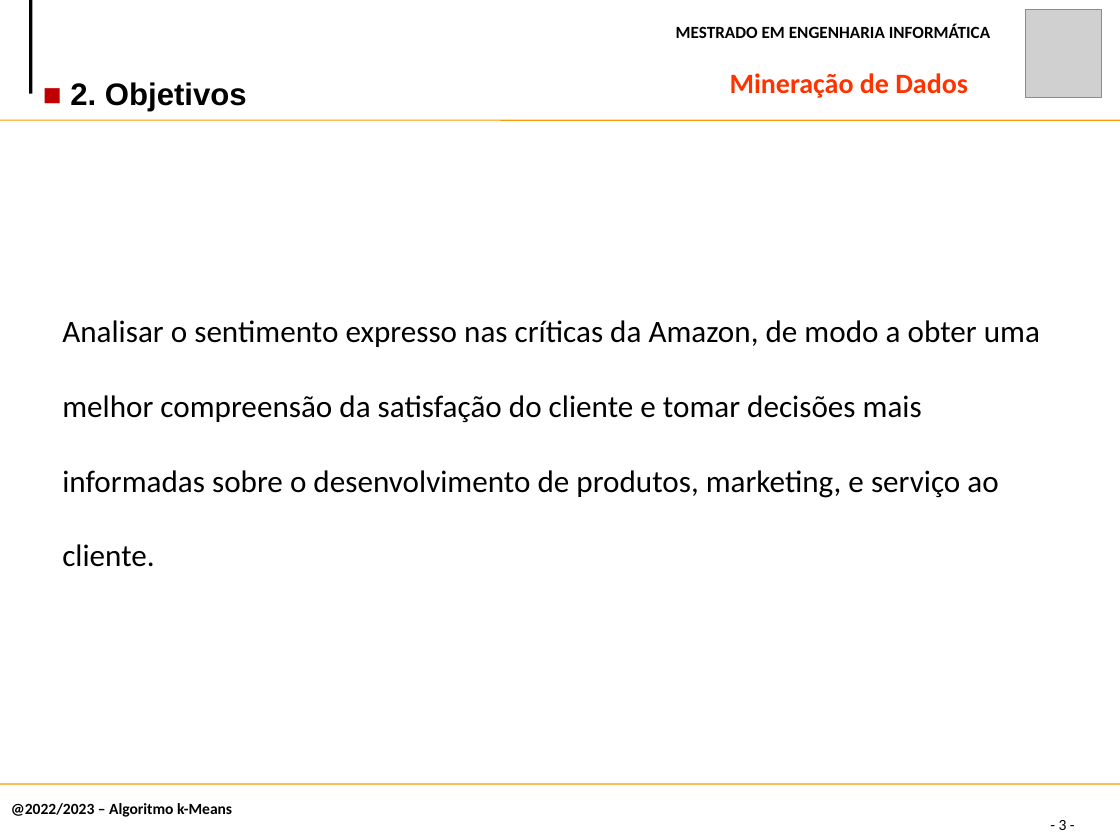
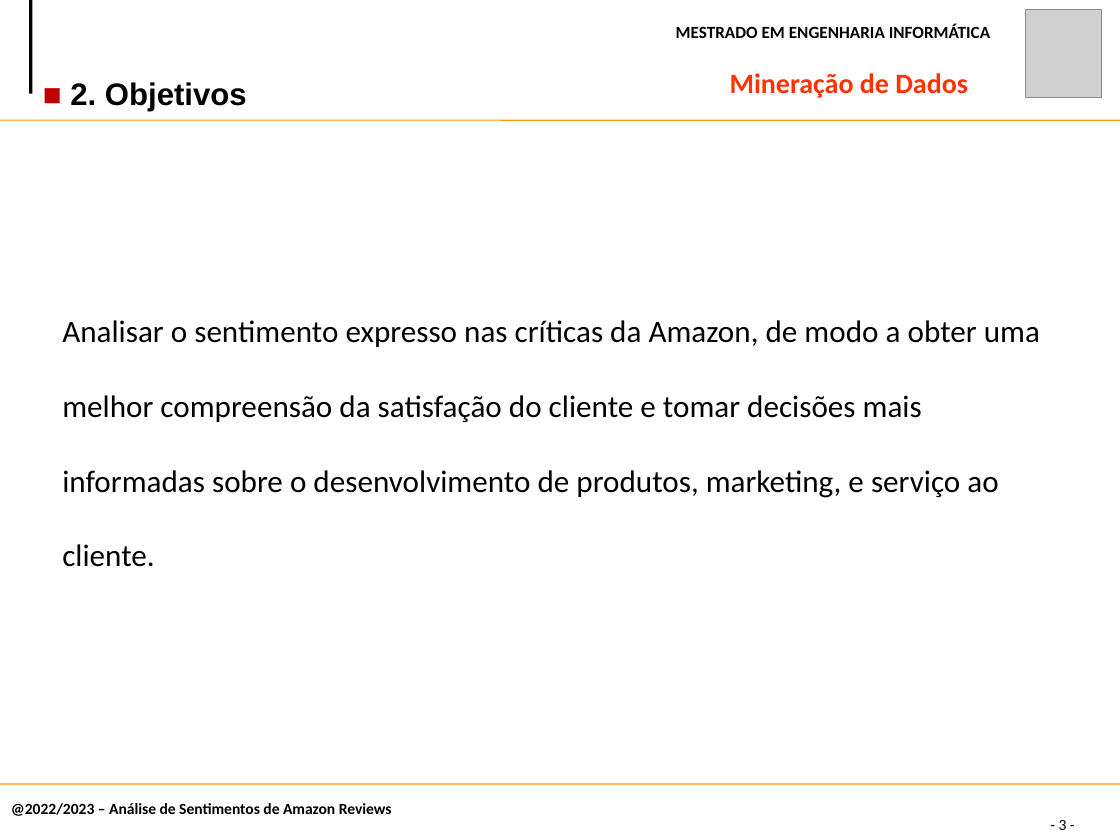
Before and after one commit to claudiadmr/MD-Projeto, a slide deck: slide 3 of Fase1/MD.pptx. Drawn at 1120x840 pixels with LibreOffice and Linux fonts; fonts in the diff are those of the drawing; grey boxes stand for pictures. Boxes give left, top, right and bottom in pixels: in the first picture for what was removed or moved away, otherwise in the second. Text is boxed around its words. In the diff, an @@ line names an element or a change of style, - is before the commit and + after.

```diff
--- a/Fase1/MD.pptx
+++ b/Fase1/MD.pptx
@@ text at <box>11,803,392,816</box>: text changed @@
-@2022/2023 – Algoritmo k-Means
+@2022/2023 – Análise de Sentimentos de Amazon Reviews
```
Also in this commit, not shown: 5 other slides changed, 2 slides added.
